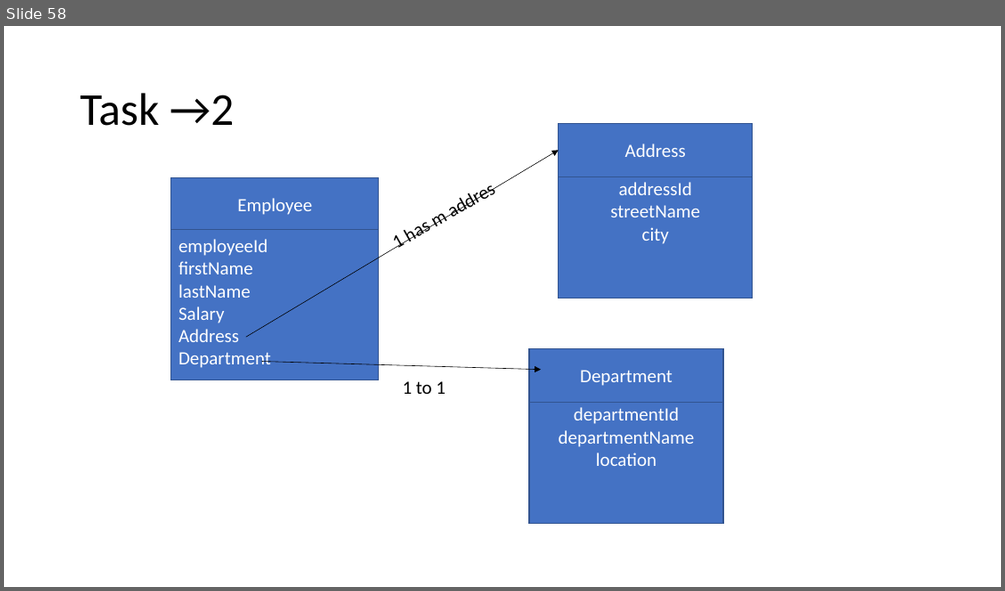
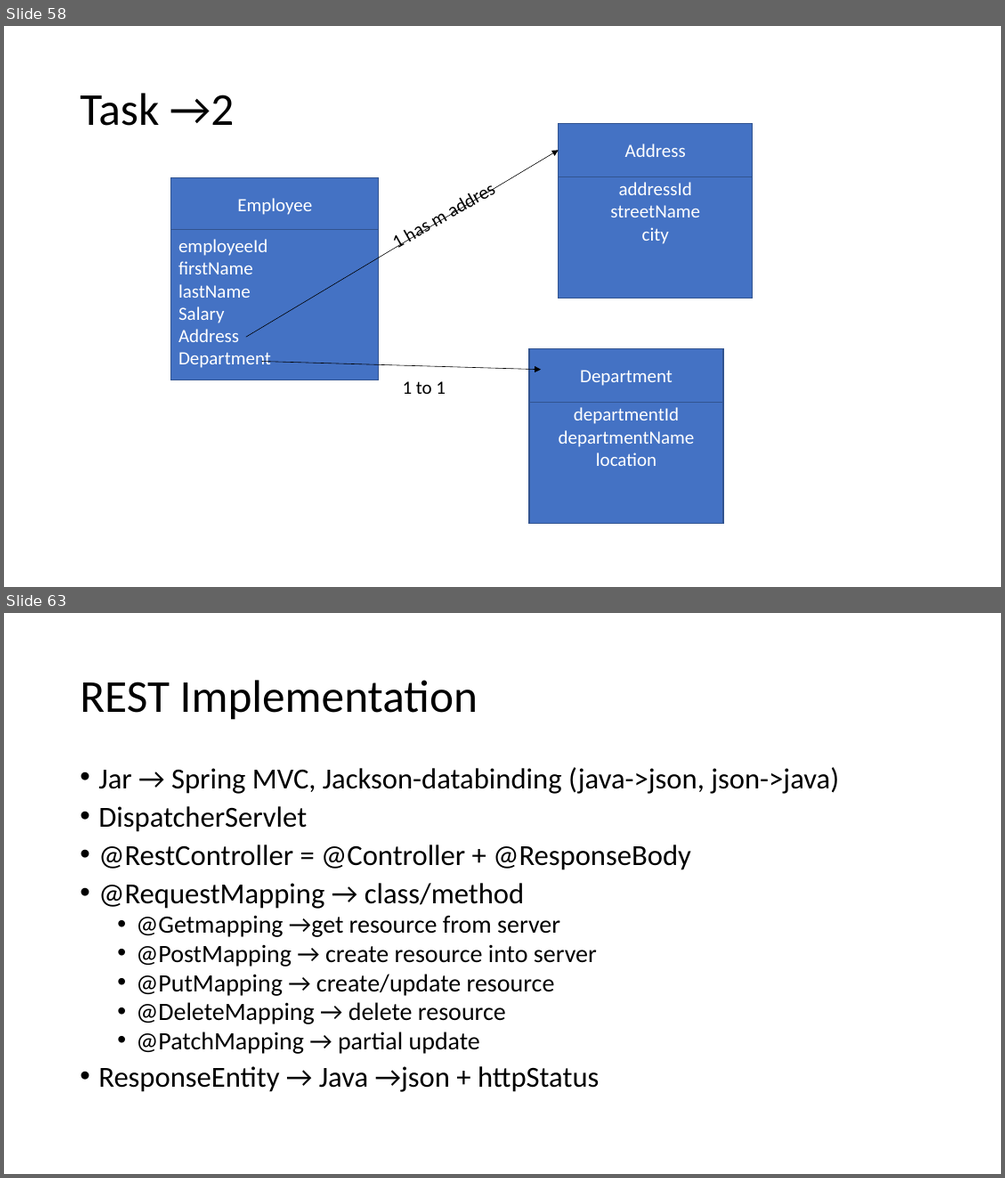
Before and after one commit to priyangm/pod_trg, a slide deck: Finishing School.pptx. Shown one above the other, each under a label of ours: slide 58 before the commit, slides 58 and 63 after it; the slides between them are not shown. The pictures are 1005x591 and 1005x1178 pixels, drawn with LibreOffice and Linux fonts; fonts in the diff are those of the drawing. Boxes give left, top, right and bottom in pixels: in the first picture for what was removed or moved away, otherwise in the second. Text is boxed around its words. In the diff, an @@ line names an element or a change of style, - is before the commit and + after.

```diff
--- a/Finishing School.pptx
+++ b/Finishing School.pptx
@@ slide 63 added at (4, 613, 1001, 1174), background #FFFFFF @@
@@ title added at (80, 680, 477, 720), 44 pt, text #000000 @@
+REST Implementation
@@ text added at (98, 767, 839, 1092), 28 pt, text #000000 @@
+• Jar → Spring MVC, Jackson-databinding (java->json, json->java)
+• DispatcherServlet
+• @RestController = @Controller + @ResponseBody
+• @RequestMapping → class/method
+  • @Getmapping →get resource from server
+  • @PostMapping → create resource into server
+  • @PutMapping → create/update resource
+  • @DeleteMapping → delete resource
+  • @PatchMapping → partial update
+• ResponseEntity → Java →json + httpStatus
```
Also in this commit, not shown: 5 other slides added.
